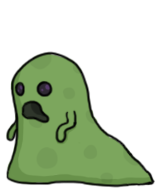
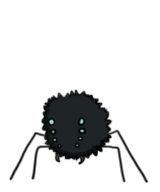
Layers edited between the first and the second 160×192 image:
hid group "Slime" (6 layers) over box(5, 51, 155, 188)
added group "Spider" with 6 layers above "Background" over box(7, 88, 149, 184)
added layer "Spider1-Outline" (2nd of 2, in "Spider") in group "Spider" over box(8, 88, 149, 184)
added layer "Spider1-Highlights" (2nd of 2, in "Spider") in group "Spider" over box(42, 95, 110, 160)
added layer "Spider1" (2nd of 2, in "Spider") in group "Spider" over box(42, 92, 112, 163)
